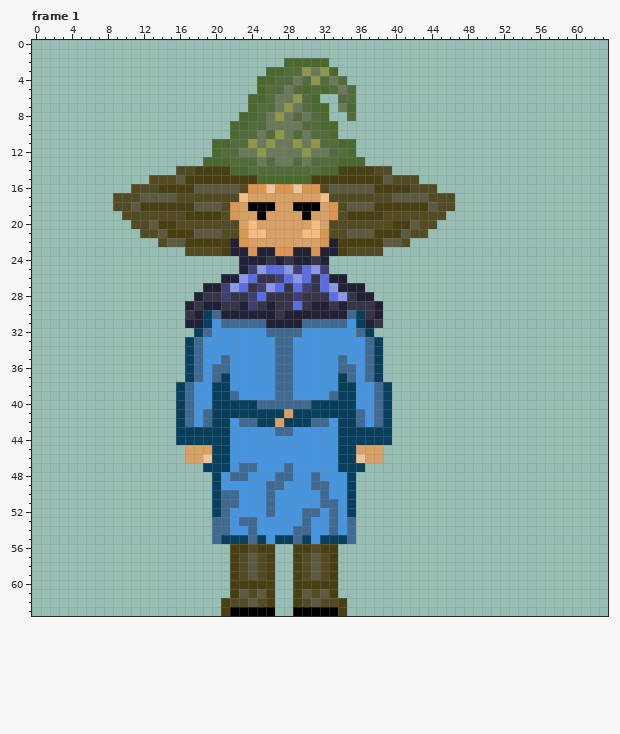
File history of a pixel-art file, assets/mage/south/south.aseprite. Above is the file before it was changed.
64x64 pixels, 6 frames. Shown: frame 1.
The same view after the edit:
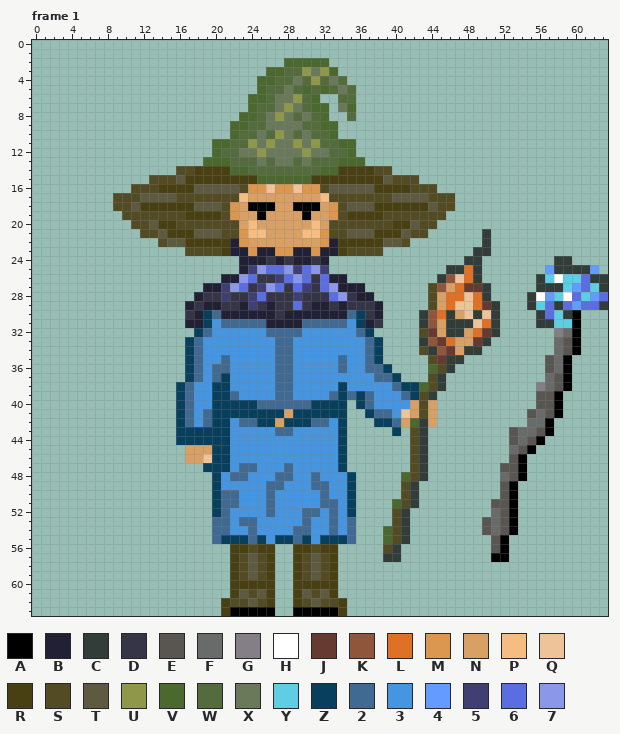
Palette (. is transparent): A #000000  B #222034  C #323c39  D #363548  E #595652  F #696a6a  G #847e87  H #ffffff  J #663931  K #8f563b  L #df7126  M #db9650  N #d9a066  P #f6bd83  Q #eec39a  R #483f12  S #524b24  T #5e5941  U #8f974a  V #4b692f  W #546b3e  X #69795a  Y #5fcde4  Z #073f5d  2 #406a92  3 #4595e1  4 #639bff  5 #3f3f74  6 #5b6ee1  7 #8b98e9
Difference:
Frame 1, layer "мальчик маг Copy":
y 21..22: x 50 . -> C
y 23: x 49..50 .. -> CC
y 24: x 48..49 .. -> CC; x 58..59 .. -> CC
y 25: x 46..49 .... -> CCLC; x 57..62 ...... -> 4CCCC4
y 26: x 45..49 ..... -> CKQLC; x 56..63 ........ -> CYHYY6CC
y 27: x 44..50 ....... -> SKNLJJC; x 56..63 ........ -> CCCY46YC
y 28: x 44..50 ....... -> SNLLQLC; x 55..63 ......... -> CH4YH6Y46
y 29: x 44..51 ........ -> SNLQQLJC; x 55..63 ......... -> CY6C6466C
y 30: x 43..51 ......... -> CKLCNQCQC; x 56..60 ..... -> C6YCA
y 31: x 43..51 ......... -> CKNCCCQLC; x 56..60 ..... -> CCYYA
y 32: x 43..51 ......... -> SJNCCNLJC; x 58..60 ... -> GFA
y 33: x 43..50 ........ -> CKJLNNJC; x 58..60 ... -> FEA
y 34: x 43..49 ....... -> SCKJNCC; x 58..60 ... -> FEA
y 35: x 44..47 .... -> SJCC; x 57..59 ... -> EFA
y 36: x 35 2 -> 3; x 38..39 Z. -> 2Z; x 44..46 ... -> VSC; x 57..59 ... -> EFA
y 37: x 34..35 Z2 -> 33; x 37..40 2Z.. -> 322Z; x 44..45 .. -> SC; x 57..59 ... -> FEA
y 38: x 35 Z -> 3; x 38..45 2Z...... -> 332ZZVSC; x 56..59 .... -> GFEA
y 39: x 35..44 Z332Z..... -> 2Z23332ZSC; x 56..58 ... -> EEA
y 40: x 35..44 Z332Z..... -> .Z23333NSN; x 56..58 ... -> EEA
y 41: x 35..37 Z23 -> ..Z; x 39..44 Z..... -> 23QNSN; x 55..58 .... -> EFEA
y 42: x 35..38 Z232 -> ...Z; x 40..44 ..... -> 2NVCN; x 55..57 ... -> FFA
y 43: x 35..40 ZZZZZ. -> .....Z; x 42..43 .. -> SC; x 53..57 ..... -> EFFEA
y 44: x 35..39 ZZZZZ -> .....; x 42..43 .. -> SC; x 53..56 .... -> EFEA
y 45: x 35..38 ZNNN -> ....; x 42..43 .. -> SC; x 53..55 ... -> FEA
y 46: x 35..38 ZQNN -> ....; x 42..43 .. -> SC; x 53..54 .. -> EA
y 47: x 35..36 ZZ -> ..; x 42..43 .. -> SC; x 52..54 ... -> EEA
y 48: x 41..43 ... -> VSC; x 52..54 ... -> FEA
y 49..50: x 41..42 .. -> SC; x 52..53 .. -> EA
y 51: x 40..42 ... -> VSC; x 51..53 ... -> EEA
y 52: x 40..41 .. -> SC; x 51..53 ... -> FEA
y 53: x 40..41 .. -> SC; x 50..53 .... -> EFEA
y 54: x 39..41 ... -> VSC; x 50..53 .... -> EFEA
y 55: x 39..41 ... -> VSC; x 51..52 .. -> EA
y 56: x 39..40 .. -> SC; x 51..52 .. -> EA
y 57: x 39..40 .. -> CC; x 51..52 .. -> AA
Boxes around the changes in both pictures, in picture pixels (x1, y1, x2, y2):
changed: (338, 229, 608, 562)
